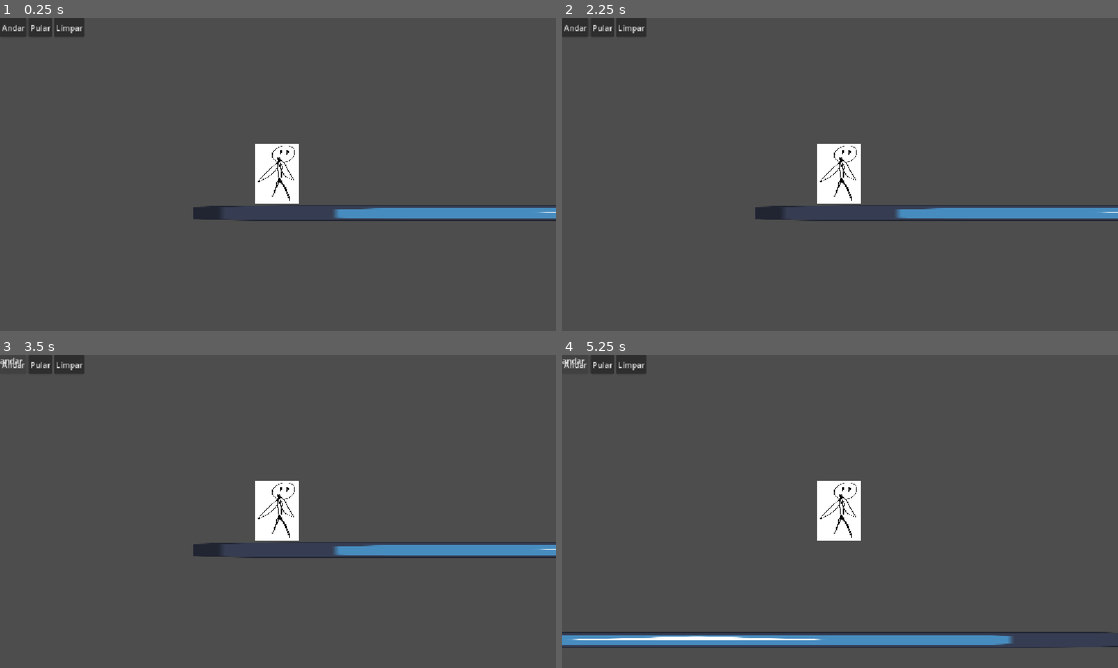
Above: before the commit, frames 1-4 (two rows, left to right).
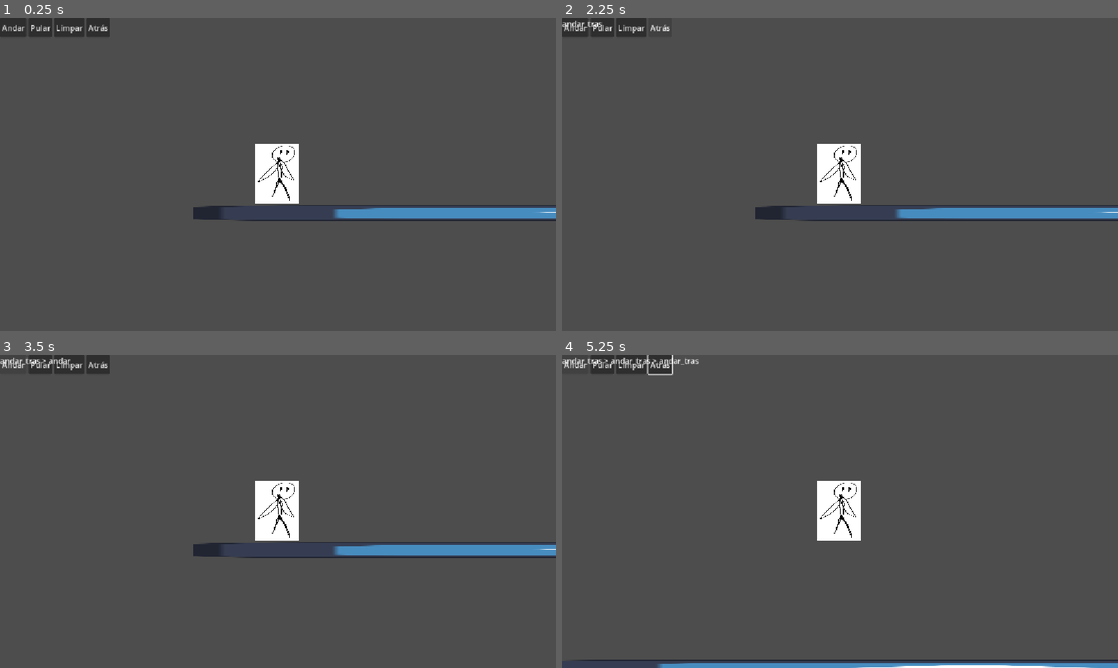
Above: after the commit, the same moments.

Repository: EnzGM/drag--n-play
Game: Godot game, scene res://Scenes/fase_teste.tscn
Same seed, same stepped clock (60 frames per second), same inputs: the game is played once before the commit and once after it. The engine's default icon, where the game draws it, is replaced by a stand-in: a white triangle on a blue panel in a dark square.
Inputs (mouse positions are in pixels of both pictures, inside the frame that each line leads up to):
- Up to frame 1 (0.25 s): no input
- Up to frame 2 (2.25 s): click "Pular" at 0.5 s; click "Limpar" at 1.25 s; click (662, 27) at 2 s, where only the run after the commit has a clickable "Atrás"
- Up to frame 3 (3.5 s): click "Andar" at 2.75 s
- Up to frame 4 (5.25 s): tap Enter (Executar, bound only before the commit) at 3.5, 3.8, 4.35 s; hold E (Executar, bound only after the commit) 3.53-4.28 s; hold Right (ui_right) 3.53-5.03 s; tap Keypad Enter (ui_accept) at 3.77, 4.07, 4.52, 4.55, 4.82, 5.1 s; hold Left (ui_left) from 5.03 s (still down); hold E (Executar, bound only after the commit) from 5.03 s (still down)

The runs differ from the first frame. In frame 1, 0.2% of the frame differs, in the area x 15-20%, y 0-6%; in frame 2, 0.1%; in frame 3, 0.3%; in frame 4, 5.3%, in the area x 0-100%, y 0-100%.

Commit message:
Commit 2
Morte, botão de reiniciar, condição de vitória

Diff:
--- a/Scenes/fase_teste.tscn
+++ b/Scenes/fase_teste.tscn
@@ -6,6 +6,11 @@
 
 [sub_resource type="RectangleShape2D" id="RectangleShape2D_7f37h"]
 size = Vector2(475, 8)
+
+[sub_resource type="RectangleShape2D" id="RectangleShape2D_8hgew"]
+
+[sub_resource type="RectangleShape2D" id="RectangleShape2D_vwym3"]
+size = Vector2(921, 2)
 
 [node name="fase_teste" type="Node2D" unique_id=1790296245]
 script = ExtResource("1_seb3k")
@@ -46,10 +51,71 @@
 text = "Limpar
 "
 
+[node name="BAtras" type="Button" parent="CanvasLayer/HBoxContainer" unique_id=993982551]
+layout_mode = 2
+text = "Atrás"
+
 [node name="ListaComandos" type="Label" parent="CanvasLayer" unique_id=2079746017]
 offset_right = 40.0
 offset_bottom = 23.0
 
+[node name="TextoVitoria" type="Label" parent="CanvasLayer" unique_id=1747130364]
+visible = false
+modulate = Color(0, 0, 0, 1)
+anchors_preset = 8
+anchor_left = 0.5
+anchor_top = 0.5
+anchor_right = 0.5
+anchor_bottom = 0.5
+offset_left = -48.0
+offset_top = -21.0
+offset_right = 48.0
+offset_bottom = 21.0
+grow_horizontal = 2
+grow_vertical = 2
+size_flags_horizontal = 0
+size_flags_vertical = 0
+theme_override_font_sizes/font_size = 30
+text = "Vitória"
+
+[node name="BReiniciar" type="Button" parent="CanvasLayer" unique_id=885718746]
+visible = false
+anchors_preset = 7
+anchor_left = 0.5
+anchor_top = 1.0
+anchor_right = 0.5
+anchor_bottom = 1.0
+offset_left = -57.5
+offset_top = -31.0
+offset_right = 57.5
+grow_horizontal = 2
+grow_vertical = 0
+text = "Reiniciar Fase
+"
+metadata/_edit_use_anchors_ = true
+
+[node name="Objetivo" type="Area2D" parent="." unique_id=1666651102]
+
+[node name="CollisionShape2D" type="CollisionShape2D" parent="Objetivo" unique_id=126583945]
+position = Vector2(264, -17)
+shape = SubResource("RectangleShape2D_8hgew")
+
+[node name="ColorRect" type="ColorRect" parent="Objetivo/CollisionShape2D" unique_id=1698438592]
+offset_left = -11.0
+offset_top = -11.0
+offset_right = 11.0
+offset_bottom = 10.0
+
+[node name="ZonaDeMortee" type="Area2D" parent="." unique_id=716782223]
+
+[node name="CollisionShape2d" type="CollisionShape2D" parent="ZonaDeMortee" unique_id=1165413617]
+position = Vector2(78.5, 80)
+shape = SubResource("RectangleShape2D_vwym3")
+
 [connection signal="pressed" from="CanvasLayer/HBoxContainer/BAndar" to="." method="_on_b_andar_pressed"]
 [connection signal="pressed" from="CanvasLayer/HBoxContainer/BPular" to="." method="_on_b_pular_pressed"]
 [connection signal="pressed" from="CanvasLayer/HBoxContainer/BLimpar" to="." method="_on_b_limpar_pressed"]
+[connection signal="pressed" from="CanvasLayer/HBoxContainer/BAtras" to="." method="_on_b_atras_pressed"]
+[connection signal="pressed" from="CanvasLayer/BReiniciar" to="." method="_on_b_reiniciar_pressed"]
+[connection signal="body_entered" from="Objetivo" to="." method="_on_objetivo_body_entered"]
+[connection signal="body_entered" from="ZonaDeMortee" to="." method="_on_zona_de_morte_body_entered"]
--- a/Scripts/character_body_2d.gd
+++ b/Scripts/character_body_2d.gd
@@ -4,11 +4,13 @@
 const VELOCIDADE = 200.0
 const FORCA_PULO = -400.0
 const GRAVIDADE = 900.0
-const DISTANCIA_PASSO = 64.0   # <-- NOVO: distância que anda por comando (ajusta depois)
+const DISTANCIA_PASSO = 64.0
 
 # --- Lista de comandos pra fase de execução ---
 var comandos = ["andar", "pular", "andar"]
 var executando = false
+var interrompido = false
+
 
 func _physics_process(delta):
 	if not is_on_floor():
@@ -30,11 +32,16 @@
 
 func executar_comandos():
 	executando = true
+	interrompido = false
 
 	for comando in comandos:
+		if interrompido:
+			break
 		match comando:
 			"andar":
-				await andar(DISTANCIA_PASSO)   # <-- mudou aqui: usa distância, não tempo
+				await andar(DISTANCIA_PASSO)
+			"andar_tras":
+				await andar(-DISTANCIA_PASSO)
 			"pular":
 				await pular()
 			"esperar":
@@ -42,6 +49,10 @@
 
 	velocity.x = 0
 	executando = false
+
+
+func interromper():
+	interrompido = true
 
 
 func andar(distancia: float) -> void:
@@ -57,10 +68,8 @@
 		velocity.y = FORCA_PULO
 		await get_tree().physics_frame
 
-		# espera ele REALMENTE sair do chão antes de continuar
 		while is_on_floor():
 			await get_tree().physics_frame
 
-	# agora sim espera ele pousar de novo
 	while not is_on_floor():
 		await get_tree().physics_frame
--- a/Scripts/fase_teste.gd
+++ b/Scripts/fase_teste.gd
@@ -1,6 +1,12 @@
 extends Node2D
 
 var lista_montada = []
+var posicao_inicial_player
+
+
+func _ready():
+	posicao_inicial_player = $Player.global_position
+
 
 func _input(event):
 	if event.is_action_pressed("Executar"):
@@ -12,6 +18,9 @@
 	lista_montada.append("andar")
 	atualizar_texto()
 
+func _on_b_atras_pressed():
+	lista_montada.append("andar_tras")
+	atualizar_texto()
 
 func _on_b_pular_pressed():
 	lista_montada.append("pular")
@@ -19,9 +28,33 @@
 
 
 func _on_b_limpar_pressed():
+	$Player.interromper()
 	lista_montada.clear()
 	atualizar_texto()
 
 
 func atualizar_texto():
 	$CanvasLayer/ListaComandos.text = " > ".join(lista_montada)
+
+
+func _on_objetivo_body_entered(body):
+	$"CanvasLayer/TextoVitoria".visible = true
+	$"CanvasLayer/BReiniciar".visible = true
+
+
+func _on_zona_de_morte_body_entered(body):
+	$Player.interromper()
+	$Player.global_position = posicao_inicial_player
+	$Player.velocity = Vector2.ZERO
+	lista_montada.clear()
+	atualizar_texto()
+	$CanvasLayer/TextoVitoria.visible = false
+
+
+func _on_b_reiniciar_pressed():
+	$Player.global_position = posicao_inicial_player
+	$Player.velocity = Vector2.ZERO
+	lista_montada.clear()
+	atualizar_texto()
+	$"CanvasLayer/TextoVitoria".visible = false
+	$"CanvasLayer/BReiniciar".visible = false
--- a/project.godot
+++ b/project.godot
@@ -22,9 +22,15 @@
 
 [input]
 
+ui_accept={
+"deadzone": 0.5,
+"events": [Object(InputEventKey,"resource_local_to_scene":false,"resource_name":"","device":16,"window_id":0,"alt_pressed":false,"shift_pressed":false,"ctrl_pressed":false,"meta_pressed":false,"pressed":false,"keycode":4194310,"physical_keycode":0,"key_label":0,"unicode":0,"location":0,"echo":false,"script":null)
+, Object(InputEventKey,"resource_local_to_scene":false,"resource_name":"","device":16,"window_id":0,"alt_pressed":false,"shift_pressed":false,"ctrl_pressed":false,"meta_pressed":false,"pressed":false,"keycode":32,"physical_keycode":0,"key_label":0,"unicode":32,"location":0,"echo":false,"script":null)
+]
+}
 Executar={
 "deadzone": 0.2,
-"events": [Object(InputEventKey,"resource_local_to_scene":fa …(140 unchanged characters)… d":false,"keycode":0,"physical_keycode":4194309,"key_label":0,"unicode":0,"location":0,"echo":false,"script":null)
+"events": [Object(InputEventKey,"resource_local_to_scene":fa …(140 unchanged characters)… d":false,"keycode":0,"physical_keycode":69,"key_label":0,"unicode":101,"location":0,"echo":false,"script":null)
 ]
 }
 
